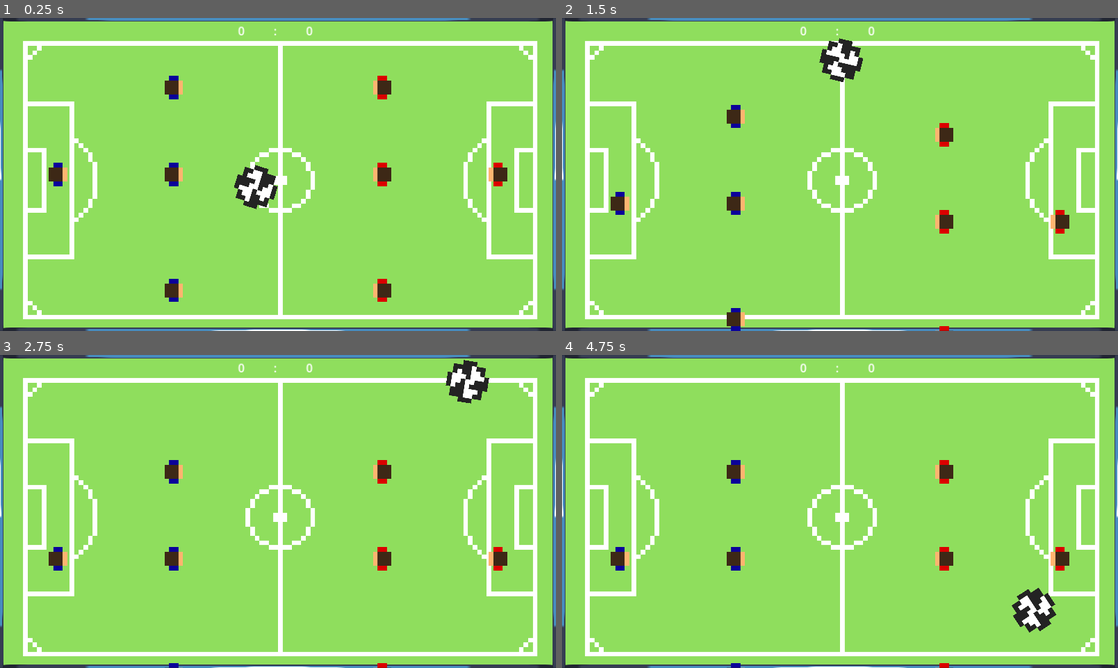
Above: before the commit, frames 1-4 (two rows, left to right).
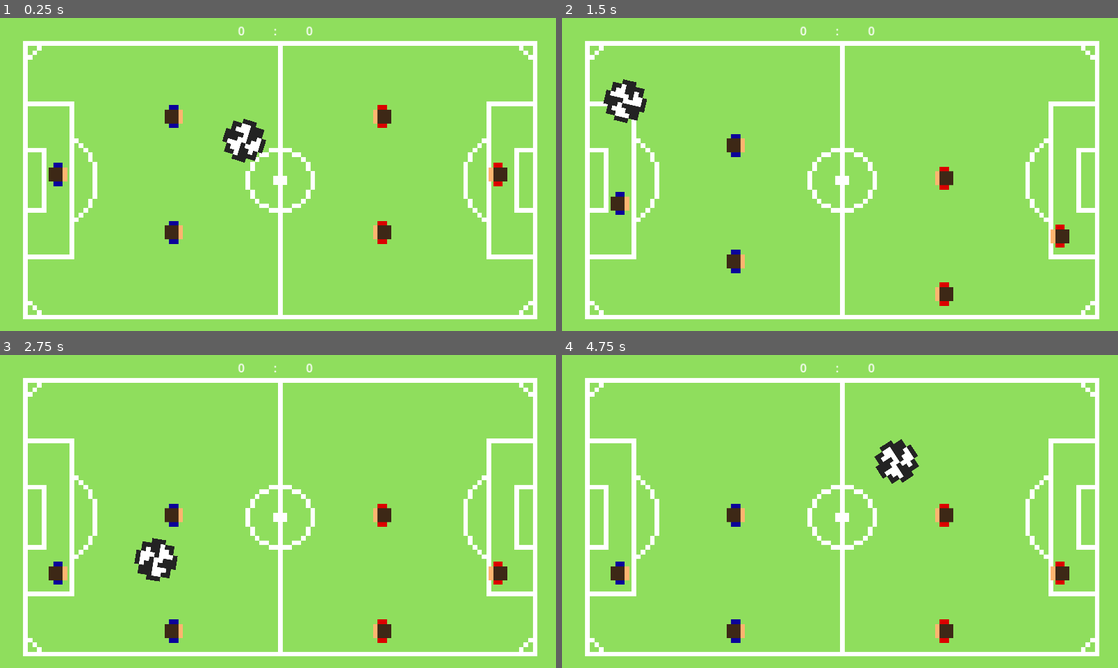
Above: after the commit, the same moments.

Repository: HephaistosForge/Boltzplatz
Game: Godot game, scene res://world.tscn
The game is run twice, just before and just after one commit, with the same random seed, the same clock (stepped at 60 frames per second) and the same inputs. The engine's default icon, where the game draws it, is replaced by a stand-in: a white triangle on a blue panel in a dark square.
Inputs:
- Up to frame 1 (0.25 s): no input
- Up to frame 2 (1.5 s): hold Down (down_player_right) 0.53-1.28 s; hold S (down_player_left) from 1.28 s (still down)
- Up to frame 3 (2.75 s): release S (down_player_left) at 2.03 s; hold Down (down_player_right) from 2.03 s (still down)
- Up to frame 4 (4.75 s): release Down (down_player_right) at 2.78 s; hold W (up_player_left) 2.78-3.53 s; hold S (down_player_left) from 3.53 s (still down)

The runs differ from the first frame. In frame 1, 6.9% of the frame differs, in the area x 0-100%, y 0-100%; in frame 2, 7.0%; in frame 3, 7.1%; in frame 4, 7.3%.

Commit message:
Fix Rod with two Figures scene, Make walls in world playtest invisible

Diff:
--- a/scenes/rods_with_figures/rod_with_two_figures.tscn
+++ b/scenes/rods_with_figures/rod_with_two_figures.tscn
@@ -7,7 +7,7 @@
 
 [sub_resource type="RectangleShape2D" id="RectangleShape2D_dddne"]
 
-[node name="RodWithThreeFigures" type="CharacterBody2D"]
+[node name="RodWithTwoFigures" type="CharacterBody2D"]
 collision_layer = 0
 collision_mask = 2
 script = ExtResource("1_otv8r")
@@ -20,6 +20,7 @@
 shape = SubResource("RectangleShape2D_dddne")
 
 [node name="Figure" parent="." instance=ExtResource("4_xgm8x")]
+position = Vector2(0, -200)
 
 [node name="Figure2" parent="." instance=ExtResource("4_xgm8x")]
-position = Vector2(0, 300)
+position = Vector2(0, 200)
--- a/world.tscn
+++ b/world.tscn
@@ -1,17 +1,17 @@
 [gd_scene load_steps=7 format=3 uid="uid://c2rd1wffcq53q"]
 
 [ext_resource type="PackedScene" uid="uid://cgros0gs401b0" path="res://scenes/ball/ball.tscn" id="1_yirbw"]
-[ext_resource type="PackedScene" uid="uid://k6tb2icundgi" path="res://scenes/rods_with_figures/rod_with_three_figures.tscn" id="2_itb26"]
 [ext_resource type="PackedScene" uid="uid://cc4ft5f0g0mm2" path="res://scenes/score/score.tscn" id="3_arhoc"]
 [ext_resource type="PackedScene" uid="uid://bqttc2t515xwf" path="res://scenes/wall/wall.tscn" id="3_grdse"]
 [ext_resource type="PackedScene" uid="uid://cxm1fivt4iyj8" path="res://scenes/background/background.tscn" id="6_msyo4"]
+[ext_resource type="PackedScene" uid="uid://bwlgpfw2654jo" path="res://scenes/rods_with_figures/rod_with_two_figures.tscn" id="6_royt5"]
 [ext_resource type="PackedScene" uid="uid://cq3sbjobha5ku" path="res://scenes/rods_with_figures/rod_with_one_figure.tscn" id="7_0dwlg"]
 
 [node name="World" type="Node2D"]
 
 [node name="Ball" parent="." instance=ExtResource("1_yirbw")]
 z_index = 1
-position = Vector2(1000, 700)
+position = Vector2(960, 540)
 
 [node name="Camera2D" type="Camera2D" parent="."]
 anchor_mode = 0
@@ -29,42 +29,40 @@
 
 [node name="Background" parent="." instance=ExtResource("6_msyo4")]
 
-[node name="Walls" type="Node" parent="."]
+[node name="InvisibleWalls" type="Node" parent="."]
 
-[node name="Wall" parent="Walls" instance=ExtResource("3_grdse")]
-position = Vector2(960, 0)
+[node name="Wall" parent="InvisibleWalls" instance=ExtResource("3_grdse")]
+position = Vector2(960, -15)
 scale = Vector2(15, 0.2)
 
-[node name="Wall2" parent="Walls" instance=ExtResource("3_grdse")]
-position = Vector2(960, 1080)
+[node name="Wall2" parent="InvisibleWalls" instance=ExtResource("3_grdse")]
+position = Vector2(960, 1130)
 scale = Vector2(15, 0.2)
 
-[node name="Wall3" parent="Walls" instance=ExtResource("3_grdse")]
-position = Vector2(0, 540)
+[node name="Wall3" parent="InvisibleWalls" instance=ExtResource("3_grdse")]
+position = Vector2(-15, 540)
 scale = Vector2(0.2, 9)
 
-[node name="Wall4" parent="Walls" instance=ExtResource("3_grdse")]
-position = Vector2(1920, 540)
+[node name="Wall4" parent="InvisibleWalls" instance=ExtResource("3_grdse")]
+position = Vector2(1935, 540)
 scale = Vector2(0.2, 9)
 
 [node name="Rods" type="Node" parent="."]
 
 [node name="PlayerLeft" type="Node" parent="Rods"]
 
-[node name="RodWithThreeFigures" parent="Rods/PlayerLeft" instance=ExtResource("2_itb26")]
-z_index = 1
-position = Vector2(600, 540)
-
 [node name="RodWithOneFigure" parent="Rods/PlayerLeft" instance=ExtResource("7_0dwlg")]
 position = Vector2(200, 540)
 
+[node name="RodWithTwoFigures" parent="Rods/PlayerLeft" instance=ExtResource("6_royt5")]
+position = Vector2(600, 540)
+
 [node name="PlayerRight" type="Node" parent="Rods"]
-
-[node name="RodWithThreeFigures2" parent="Rods/PlayerRight" instance=ExtResource("2_itb26")]
-z_index = 1
-position = Vector2(1320, 540)
-_player_type = 1
 
 [node name="RodWithOneFigure" parent="Rods/PlayerRight" instance=ExtResource("7_0dwlg")]
 position = Vector2(1720, 540)
 _player_type = 1
+
+[node name="RodWithTwoFigures" parent="Rods/PlayerRight" instance=ExtResource("6_royt5")]
+position = Vector2(1320, 540)
+_player_type = 1
